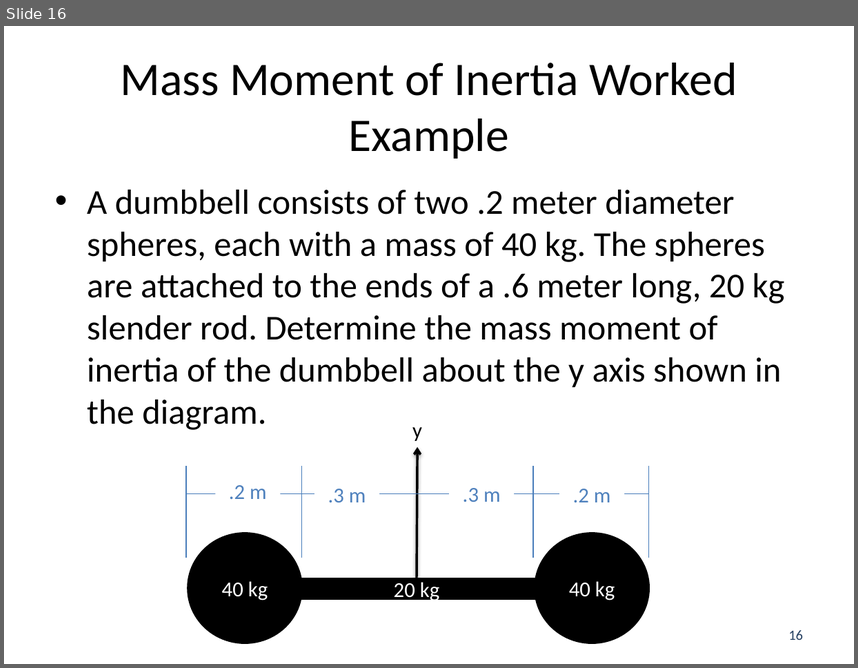
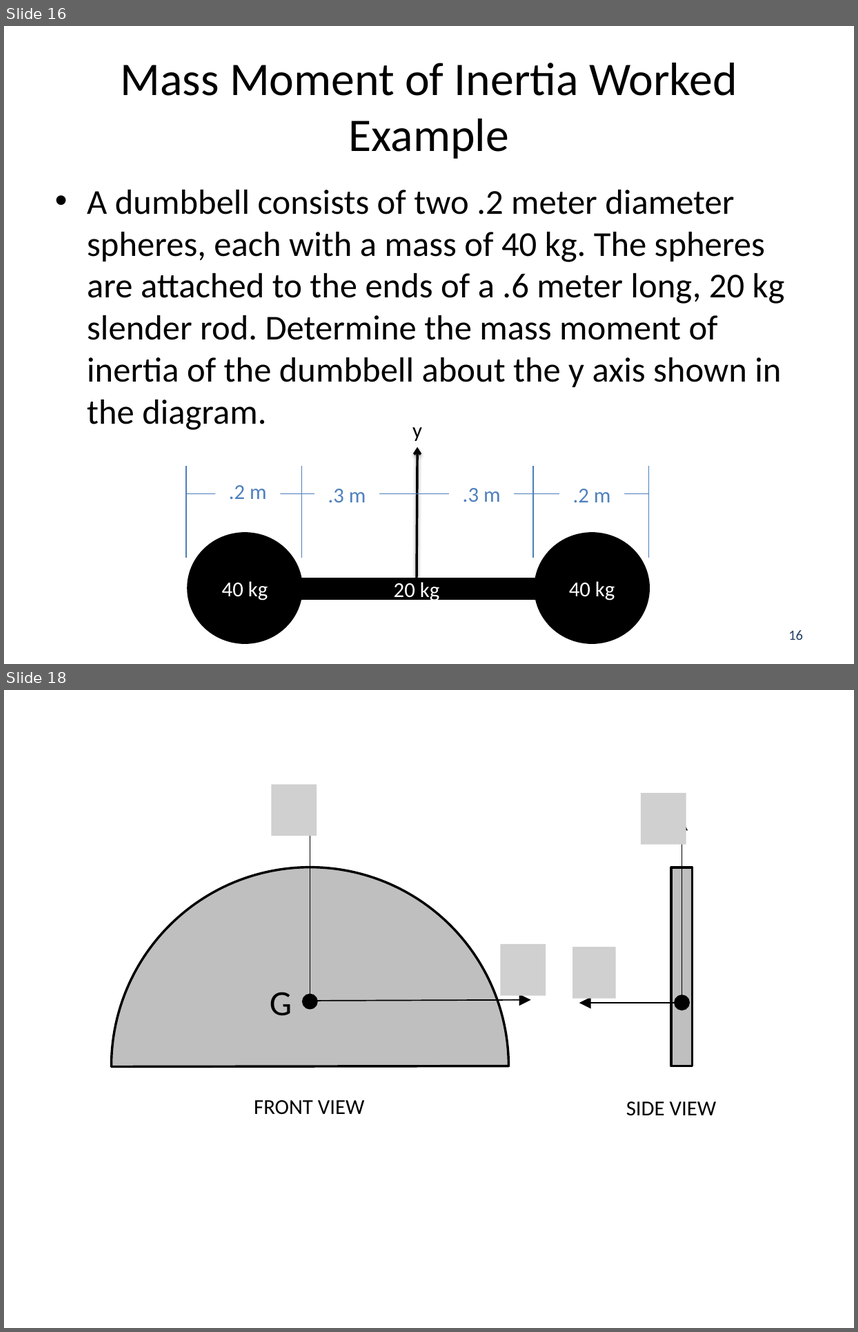
Before and after one commit to JacobMoore/mechanics_textbook, a slide deck: Lecture Slides/VideoLectureSlides/A_2.7.pptx. Shown one above the other, each under a label of ours: slide 16 before the commit, slides 16 and 18 after it; the slides between them are not shown. The pictures are 858x668 and 858x1332 pixels, drawn with LibreOffice and Linux fonts; fonts in the diff are those of the drawing; grey boxes stand for pictures. Boxes give left, top, right and bottom in pixels: in the first picture for what was removed or moved away, otherwise in the second. Text is boxed around its words. In the diff, an @@ line names an element or a change of style, - is before the commit and + after.

```diff
--- a/Lecture Slides/VideoLectureSlides/A_2.7.pptx
+++ b/Lecture Slides/VideoLectureSlides/A_2.7.pptx
@@ slide 18 added at <box>4,690,854,1328</box>, background #FFFFFF @@
@@ picture added at <box>271,785,316,836</box> @@
@@ picture added at <box>641,793,686,845</box> @@
@@ arrow added from (310, 994) to (310, 818), #000000 1 pt @@
@@ arrow added from (682, 996) to (682, 818), #000000 1 pt @@
@@ chord (boxed as its full ellipse) added at <box>111,867,508,1264</box>, fill #BFBFBF, outline #000000 2 pt @@
@@ rectangle added at <box>671,867,693,1066</box>, fill #BFBFBF, outline #000000 2 pt @@
@@ picture added at <box>500,944,546,996</box> @@
@@ picture added at <box>573,947,616,998</box> @@
@@ text added at <box>270,992,292,1016</box>, 30 pt, text #000000 @@
+G
@@ ellipse added at <box>303,994,317,1008</box>, fill #000000, outline #000000 2 pt @@
@@ arrow added from (317, 1000) to (531, 999), #000000 1 pt @@
@@ ellipse added at <box>675,996,689,1009</box>, fill #000000, outline #000000 2 pt @@
@@ arrow added from (680, 1003) to (579, 1003), #000000 1 pt @@
@@ text added at <box>254,1100,365,1114</box>, 18 pt, text #000000 @@
+FRONT VIEW
@@ text added at <box>626,1101,717,1116</box>, 18 pt, text #000000 @@
+SIDE VIEW
```
Also in this commit, not shown: 3 other slides added, 4 other files.
